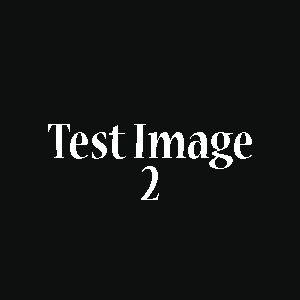
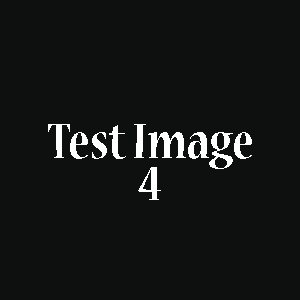
Layer changes from the first (300, 300) image to the second:
renamed "Test Image 2" to "Test Image 4", painted on it over (138, 166, 161, 200)
